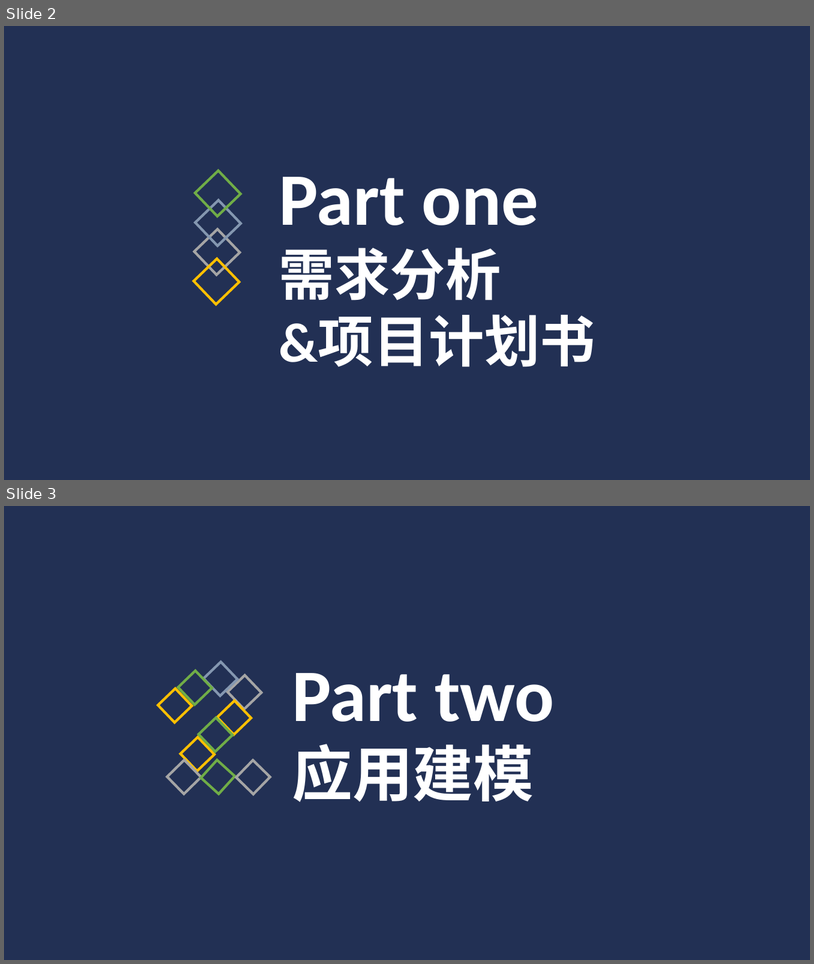
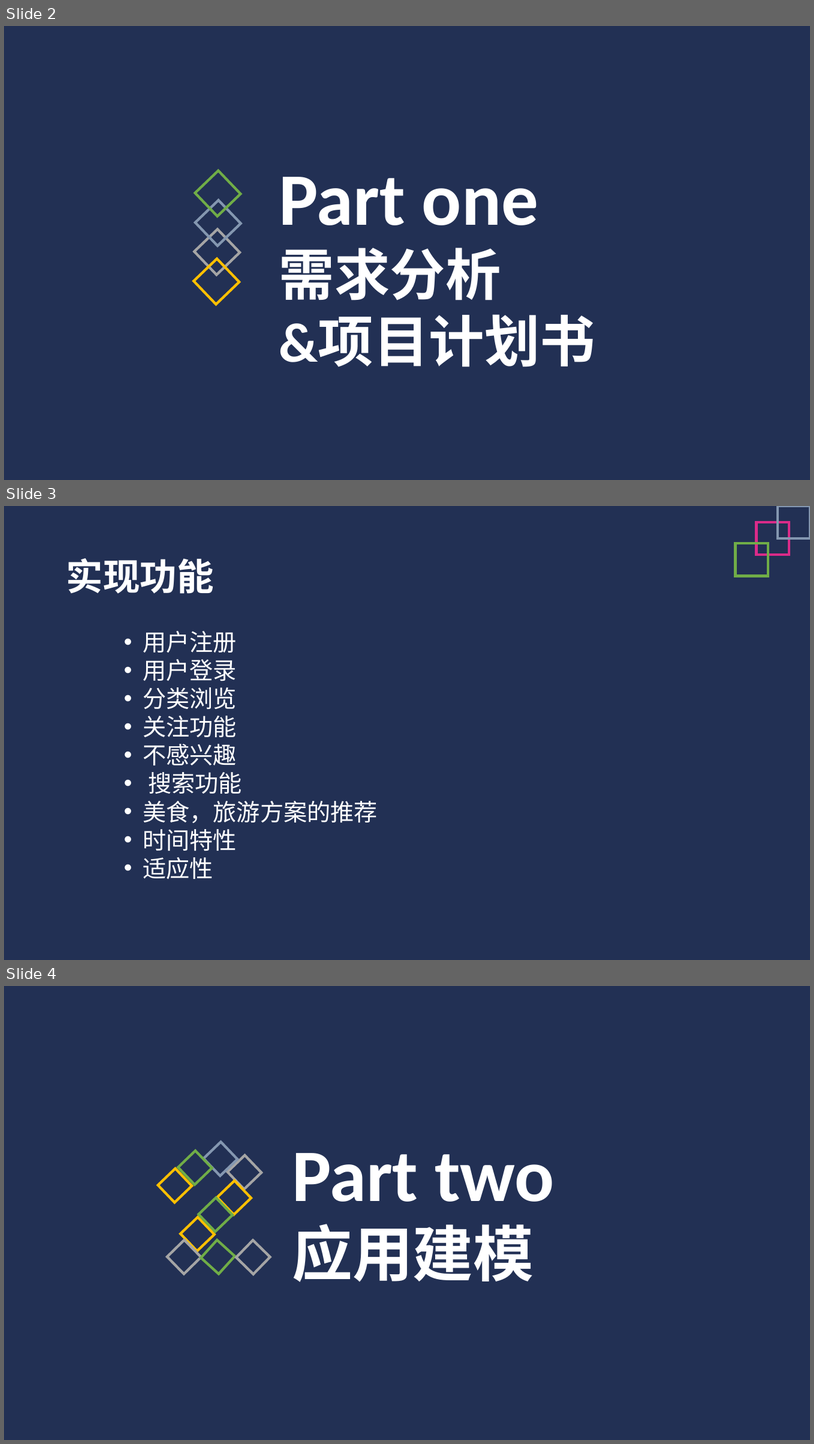
Before and after one commit to Glossy/WebEngineering, a slide deck: tasks/展示.pptx. Shown one above the other, each under a label of ours: slides 2 and 3 before the commit, slides 2, 3 and 4 after it. The pictures are 814x964 and 814x1444 pixels, drawn with LibreOffice and Linux fonts; fonts in the diff are those of the drawing. Boxes give left, top, right and bottom in pixels: in the first picture for what was removed or moved away, otherwise in the second. Text is boxed around its words. In the diff, an @@ line names an element or a change of style, - is before the commit and + after.

```diff
--- a/tasks/展示.pptx
+++ b/tasks/展示.pptx
@@ slide 3 added at box(4, 506, 810, 960), background #FFFFFF; not listed: 2 template elements that a slide beside it also shows @@
@@ rectangle added at box(757, 522, 790, 555), outline #DA2B89 3 pt @@
@@ rectangle added at box(778, 506, 810, 538), outline #8497B0 3 pt @@
@@ text added at box(66, 558, 213, 594), 44 pt, text #FFFFFF, bold @@
+实现功能
@@ rectangle added at box(736, 544, 768, 576), outline #70AD47 3 pt @@
@@ text added at box(143, 631, 377, 879), 28 pt, text #FFFFFF @@
+• 用户注册
+• 用户登录
+• 分类浏览
+• 关注功能
+• 不感兴趣
+• 搜索功能
+• 美食，旅游方案的推荐
+• 时间特性
+• 适应性
@@ what was slide 3 is now slide 4 @@
```
Also in this commit, not shown: 13 other slides added.
